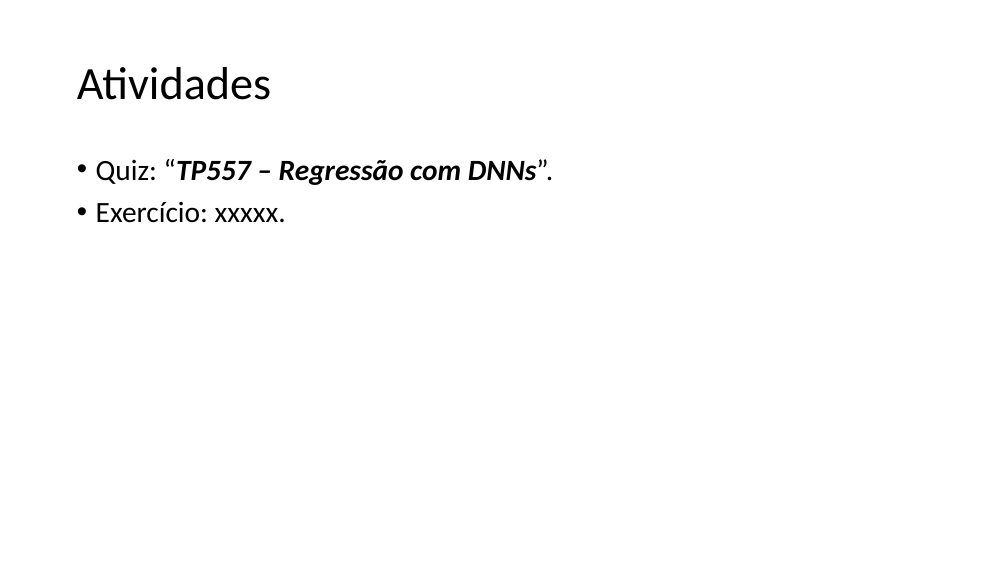
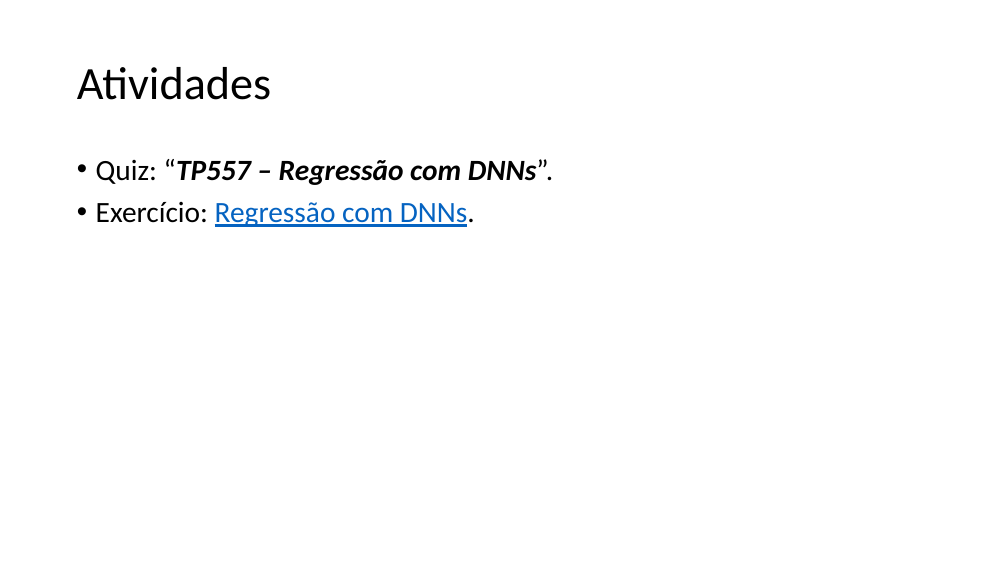
Before and after one commit to zz4fap/tp557-iot-ml, a slide deck: slide 26 of slides/TP557_7_Regressão_com_DNNs.pptx. Drawn at 1008x567 pixels with LibreOffice and Linux fonts; fonts in the diff are those of the drawing. Boxes give left, top, right and bottom in pixels: in the first picture for what was removed or moved away, otherwise in the second. Text is boxed around its words. In the diff, an @@ line names an element or a change of style, - is before the commit and + after.

Commit message:
update of slides

```diff
--- a/slides/TP557_7_Regressão_com_DNNs.pptx
+++ b/slides/TP557_7_Regressão_com_DNNs.pptx
@@ text at bbox=[96, 202, 475, 227]: text changed; text colour #000000 to #0563C1 @@
-• Exercício: xxxxx.
+• Exercício: Regressão com DNNs.
```
Also in this commit, not shown: 1 other file.
